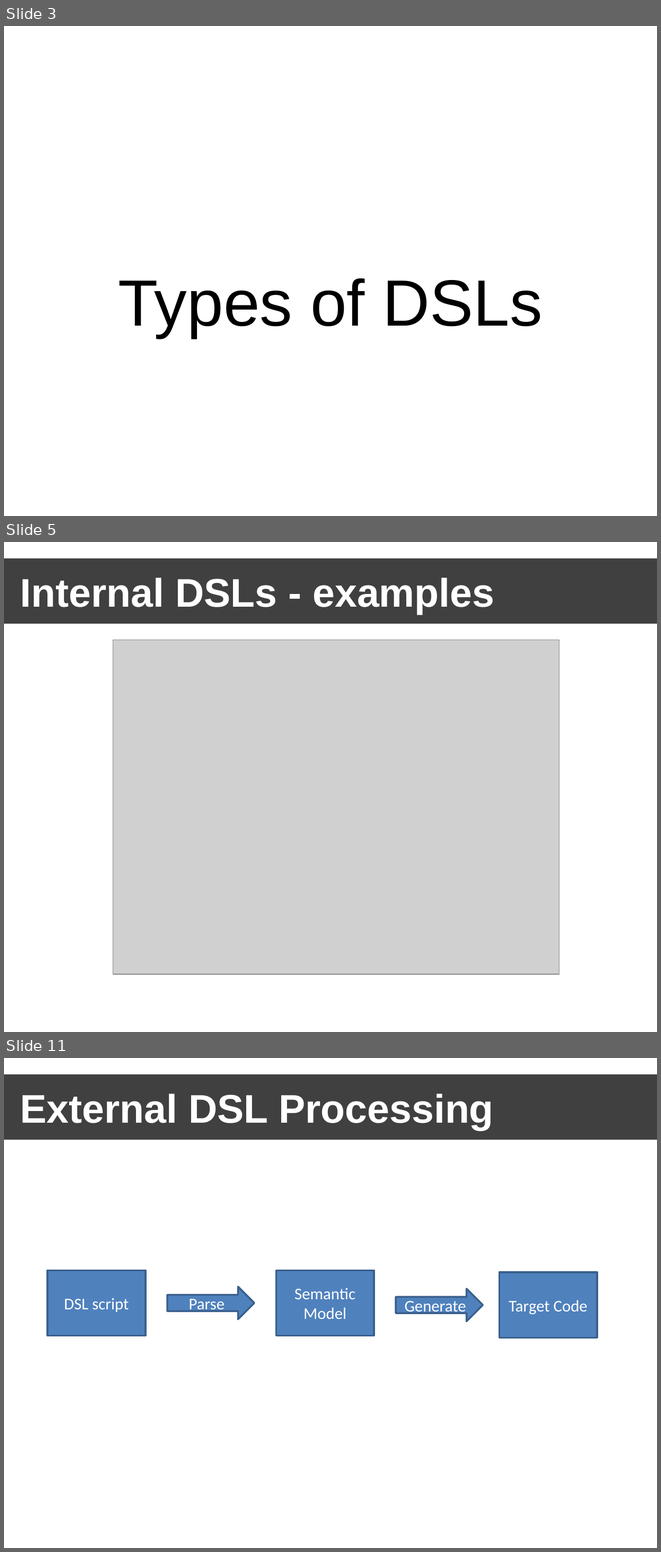
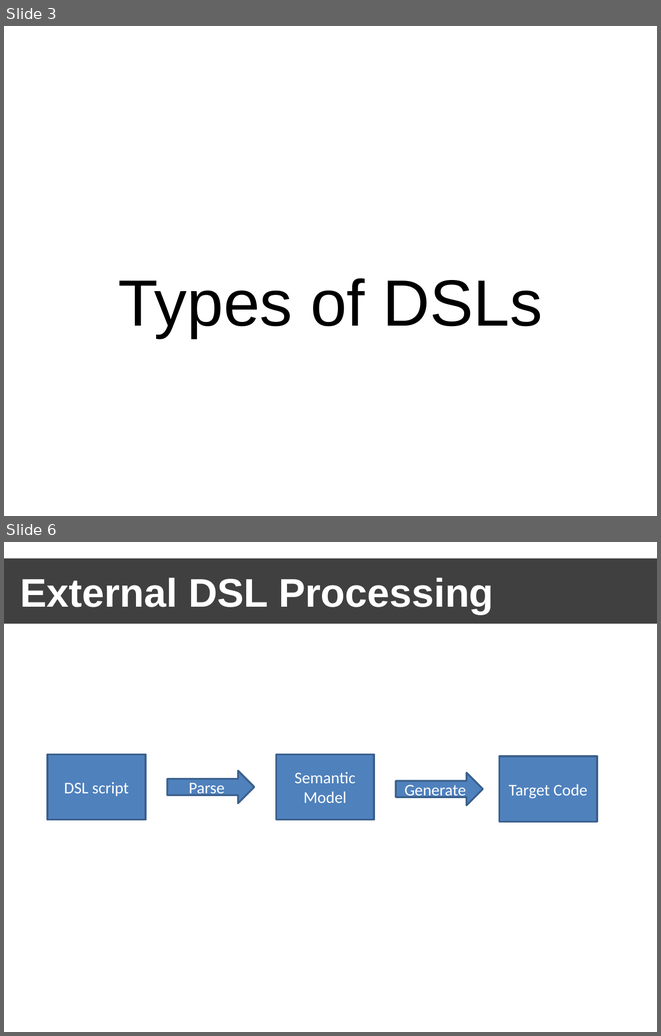
Before and after one commit to jbogard/presentations, a slide deck: BuildingExternalDSLs/Building External DSLs.pptx. Shown one above the other, each under a label of ours: slides 3, 5 and 11 before the commit, slides 3 and 6 after it; the slides between them are not shown. The pictures are 661x1552 and 661x1036 pixels, drawn with LibreOffice and Linux fonts; fonts in the diff are those of the drawing; grey boxes stand for pictures; background and template pictures are left out. Boxes give left, top, right and bottom in pixels: in the first picture for what was removed or moved away, otherwise in the second. Text is boxed around its words. In the diff, an @@ line names an element or a change of style, - is before the commit and + after.

```diff
--- a/BuildingExternalDSLs/Building External DSLs.pptx
+++ b/BuildingExternalDSLs/Building External DSLs.pptx
@@ slide 5 removed at [4, 542, 657, 1032], background picture (left out) @@
@@ title removed at [4, 558, 657, 624] @@
-Internal DSLs - examples
@@ picture removed at [113, 640, 559, 974] @@
@@ what was slide 11 is now slide 6 @@
```
Also in this commit, not shown: 4 slides changed, 2 slides added, 4 other slides removed, 39 other files.
